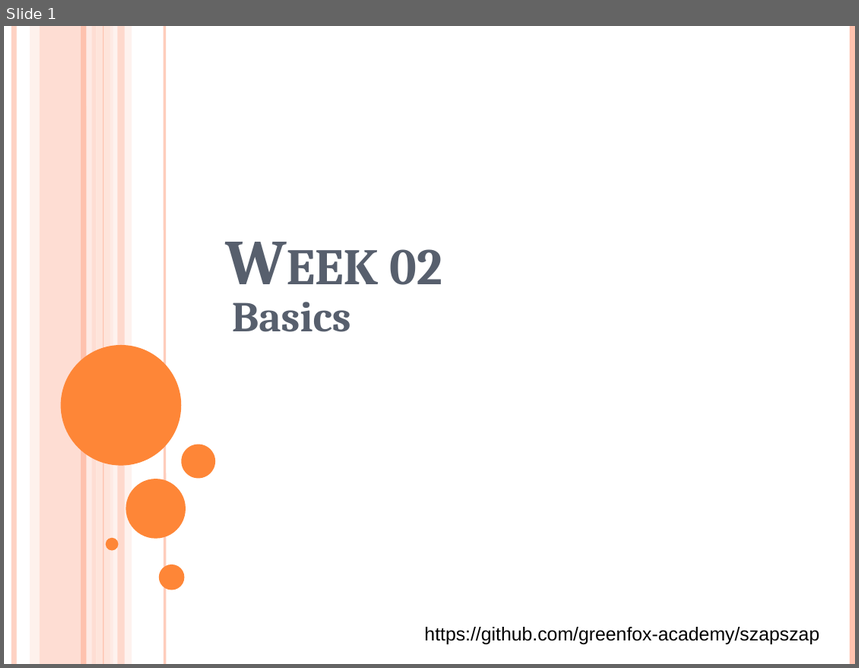
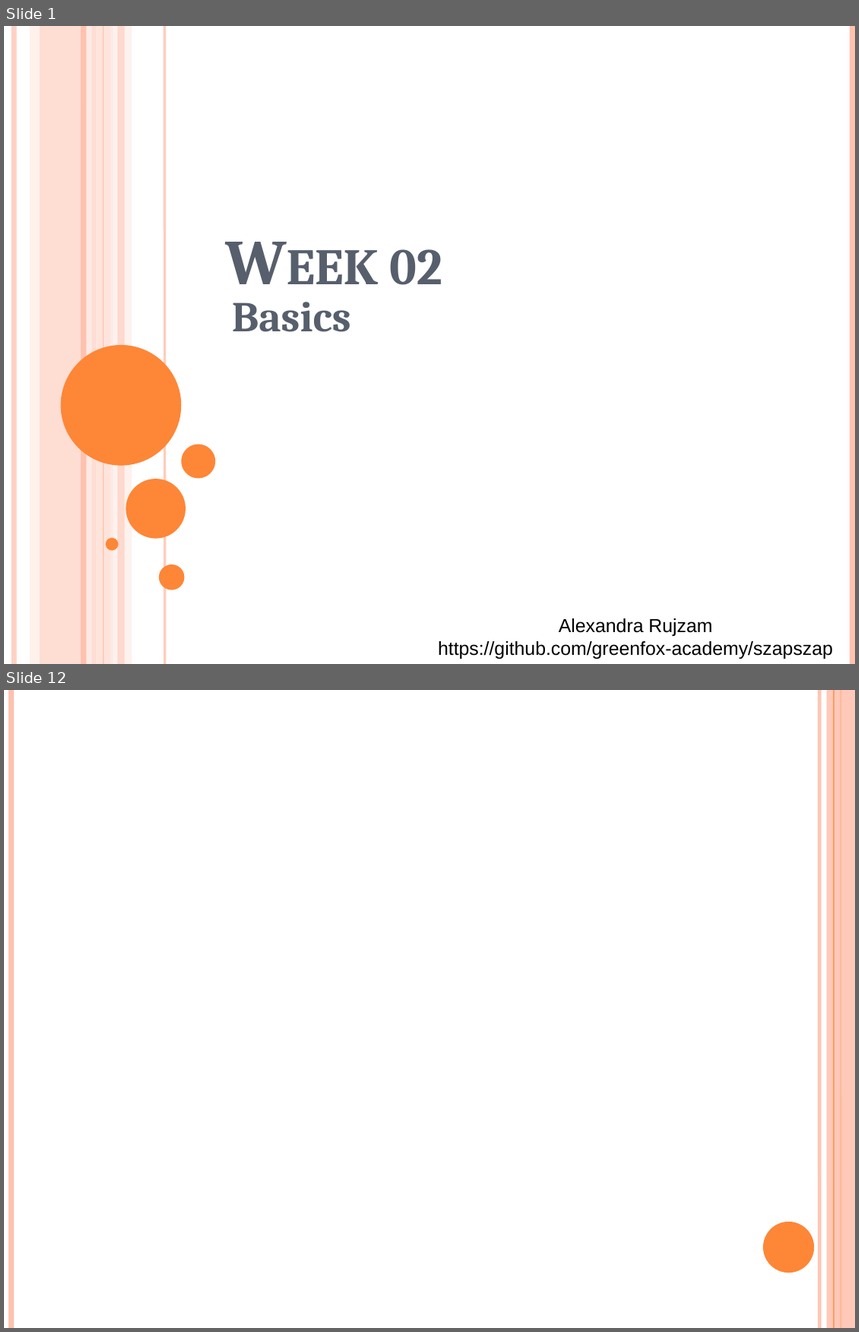
Before and after one commit to green-fox-academy/szapszap, a slide deck: Week02/day-05/Demo.pptx. Shown one above the other, each under a label of ours: slide 1 before the commit, slides 1 and 12 after it; the slides between them are not shown. The pictures are 859x668 and 859x1332 pixels, drawn with LibreOffice and Linux fonts; fonts in the diff are those of the drawing; background and template pictures are left out. Boxes give left, top, right and bottom in pixels: in the first picture for what was removed or moved away, otherwise in the second. Text is boxed around its words. In the diff, an @@ line names an element or a change of style, - is before the commit and + after.

```diff
--- a/Week02/day-05/Demo.pptx
+++ b/Week02/day-05/Demo.pptx
@@ slide 12 added at [4,690,855,1328], background picture (left out) @@
@@ line added from (11, 690) to (11, 1328), #FEC3AE 4.5 pt @@
@@ line added from (819, 690) to (819, 1328), #FEC3AE 3 pt @@
@@ rectangle added at [827,690,855,1328], fill #FEC3AE at 87% opacity @@
@@ line added from (834, 690) to (834, 1328), #FE8637 0.75 pt @@
@@ line added from (841, 690) to (841, 1328), #FE8637 1.5 pt @@
@@ ellipse added at [763,1222,814,1273], fill #FE8637 @@
@@ slide 1 changed as well @@
@@ text at [438,619,833,659]: text changed @@
-https://github.com/greenfox-academy/szapszap
+Alexandra Rujzam
+https://github.com/greenfox-academy/szapszap
```
Also in this commit, not shown: 11 other slides added, 10 other files.
